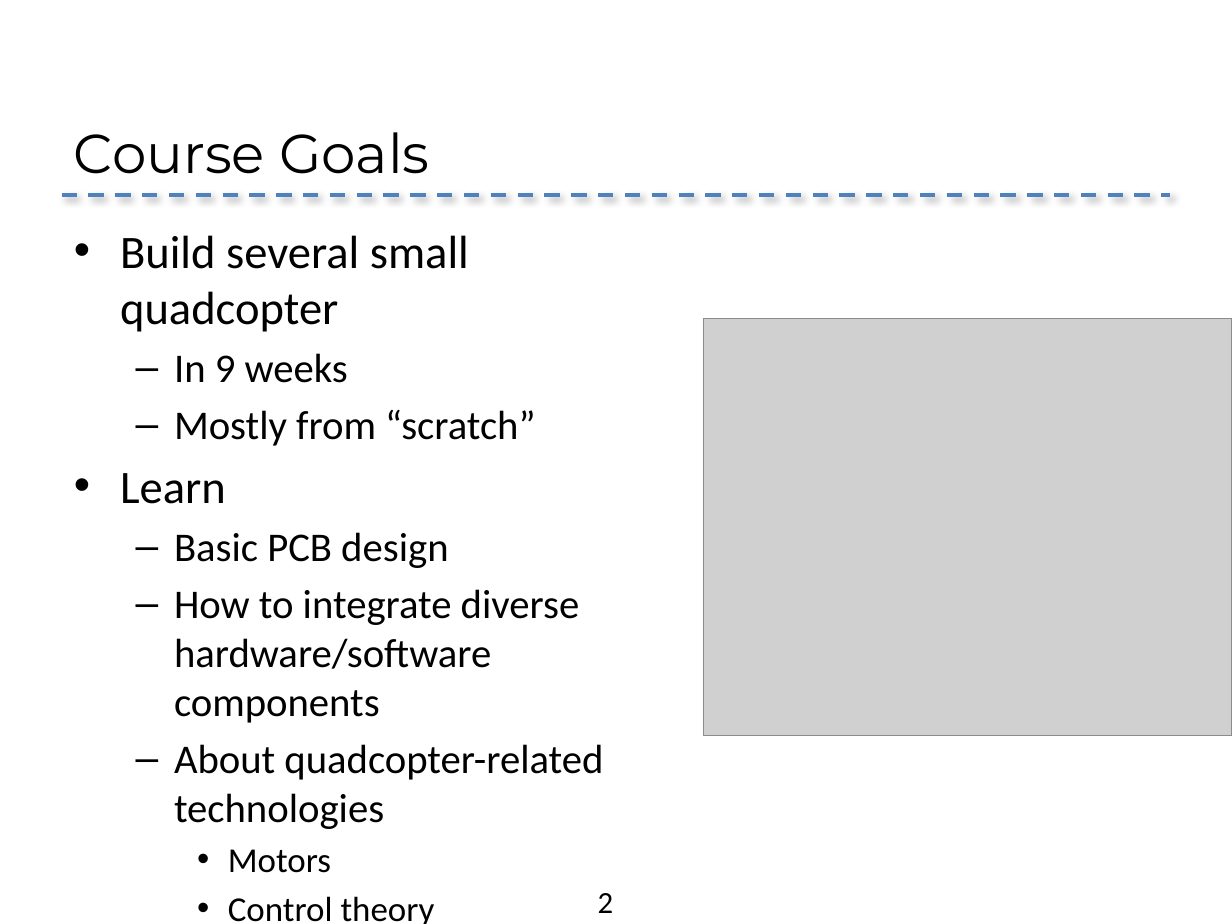
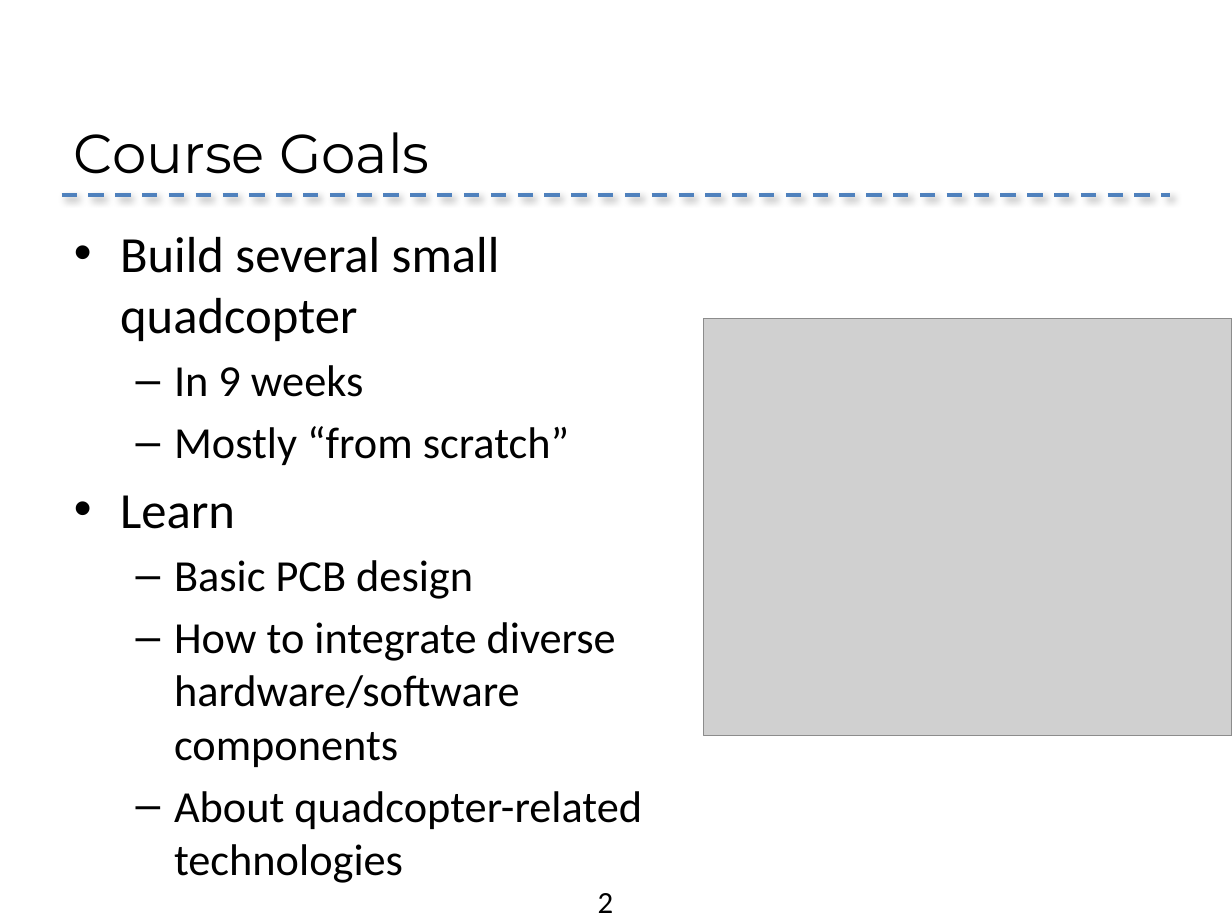
Before and after one commit to NVSL/Quadcopters, a slide deck: slide 2 of Class/Slides/00_Intro.pptx. Drawn at 1232x924 pixels with LibreOffice and Linux fonts; fonts in the diff are those of the drawing; grey boxes stand for pictures; background and template pictures are left out. Boxes give left, top, right and bottom in pixels: in the first picture for what was removed or moved away, otherwise in the second. Text is boxed around its words. In the diff, an @@ line names an element or a change of style, - is before the commit and + after.

```diff
--- a/Class/Slides/00_Intro.pptx
+++ b/Class/Slides/00_Intro.pptx
@@ text at box(120, 237, 642, 829): size 27.2 to 29.6 pt in "Build several small quadcopter", "Learn"; size 23.8 to 25.9 pt in "In 9 weeks", "Basic PCB design", "How to integrate diverse hardware/software components", "About quadcopter-related technologies" @@
@@ text at box(174, 426, 569, 465): text changed; size 23.8 to 25.9 pt @@
-  – Mostly from “scratch”
+  – Mostly “from scratch”
@@ text at box(228, 849, 435, 924): paragraphs removed @@
-    • Motors
-    • Control theory
-    • Remote controls
```
Also in this commit, not shown: 4 other slides changed, 5 other files.
